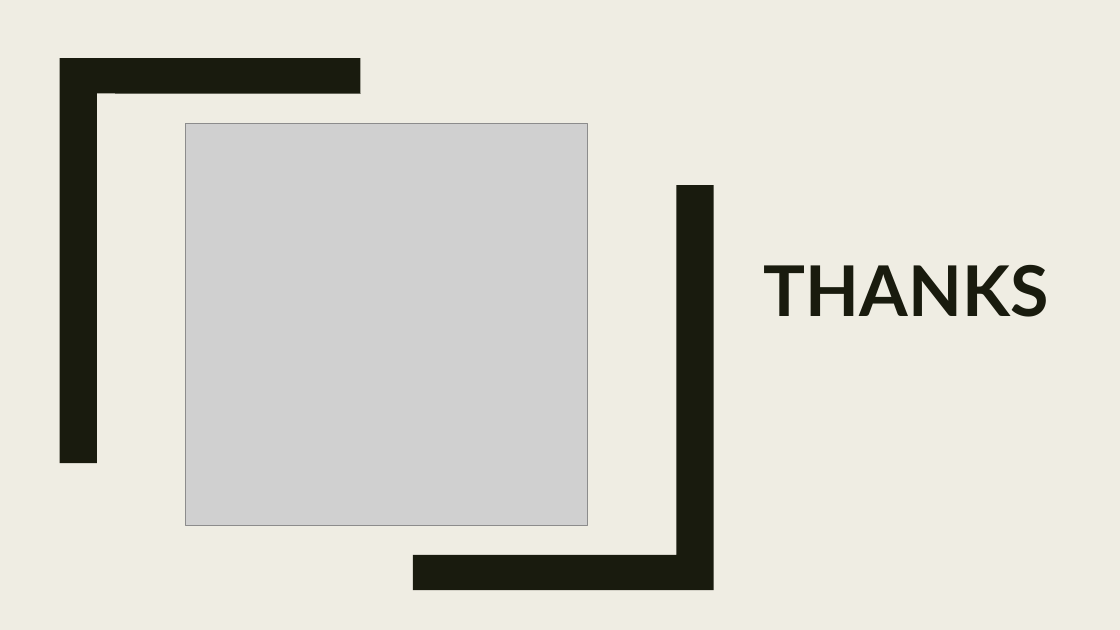
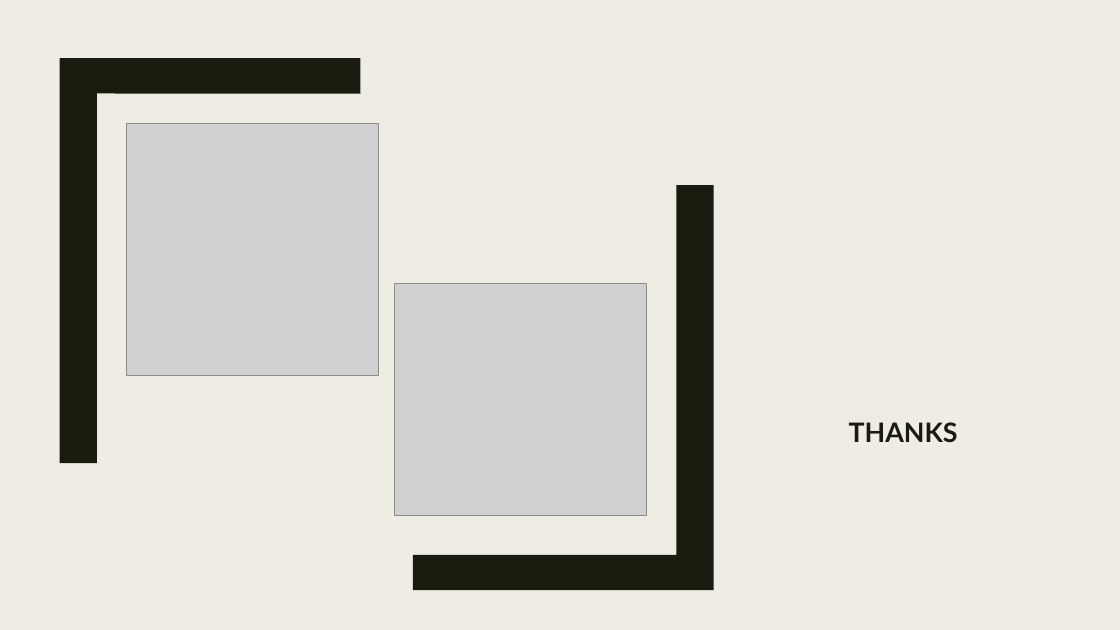
Before and after one commit to CUBigDataClass/Indian-Premier-League, a slide deck: slide 16 of Data Analysis & Visualisations of IPL.pptx. Drawn at 1120x630 pixels with LibreOffice and Linux fonts; fonts in the diff are those of the drawing; grey boxes stand for pictures. Boxes give left, top, right and bottom in pixels: in the first picture for what was removed or moved away, otherwise in the second. Text is boxed around its words. In the diff, an @@ line names an element or a change of style, - is before the commit and + after.

```diff
--- a/Data Analysis & Visualisations of IPL.pptx
+++ b/Data Analysis & Visualisations of IPL.pptx
@@ picture: place and size @@
-picture at (186, 124, 588, 526)
+picture at (127, 124, 379, 376)
@@ picture added at (394, 283, 647, 515) @@
@@ text "THANKS": place and size @@
-text "THANKS" at (764, 265, 1049, 317)
+text "THANKS" at (849, 422, 958, 443)
@@ text "THANKS" at (849, 422, 958, 443): size 60 to 23 pt @@
```
Also in this commit, not shown: 2 other slides changed, 1 slide added, 1 slide removed.
